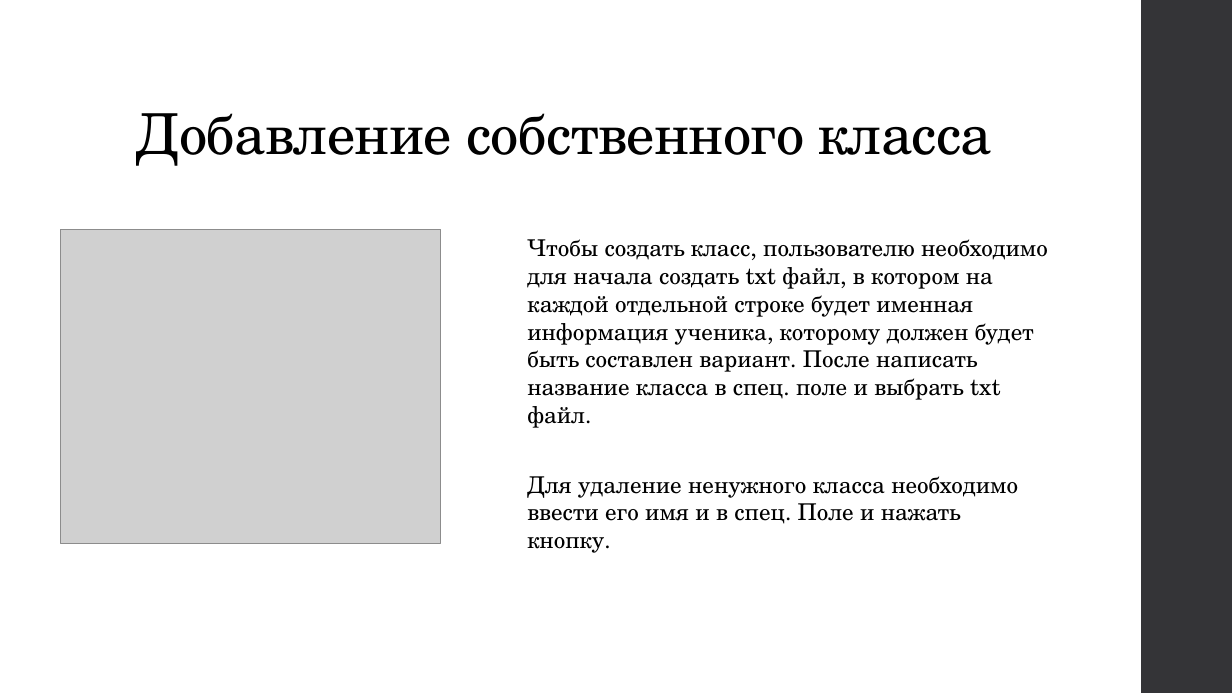
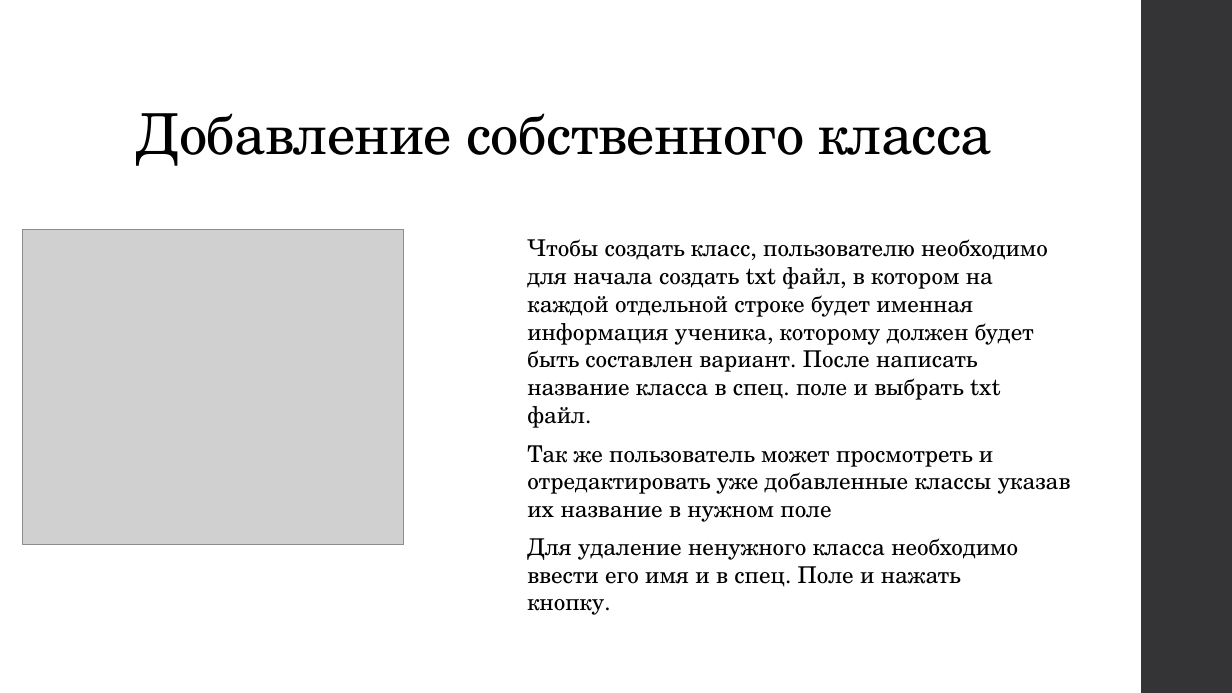
Before and after one commit to Roplik/CBC, a slide deck: slide 7 of python_project.pptx (slide 6 before the commit). Drawn at 1232x693 pixels with LibreOffice and Linux fonts; fonts in the diff are those of the drawing; grey boxes stand for pictures. Boxes give left, top, right and bottom in pixels: in the first picture for what was removed or moved away, otherwise in the second. Text is boxed around its words. In the diff, an @@ line names an element or a change of style, - is before the commit and + after.

```diff
--- a/python_project.pptx
+++ b/python_project.pptx
@@ picture: place and size @@
-picture at bbox=[61, 229, 442, 543]
+picture at bbox=[22, 229, 404, 545]
@@ text added at bbox=[527, 445, 1071, 522], 18 pt, text #000000 @@
+Так же пользователь может просмотреть и отредактировать уже добавленные классы указав их название в нужном поле
@@ text "Для удаление ненужного класса необходимо ...": place and size @@
-text "Для удаление ненужного класса необходимо ..." at bbox=[527, 476, 1018, 553]
+text "Для удаление ненужного класса необходимо ..." at bbox=[527, 538, 1018, 615]
```
Also in this commit, not shown: 1 slide added.
